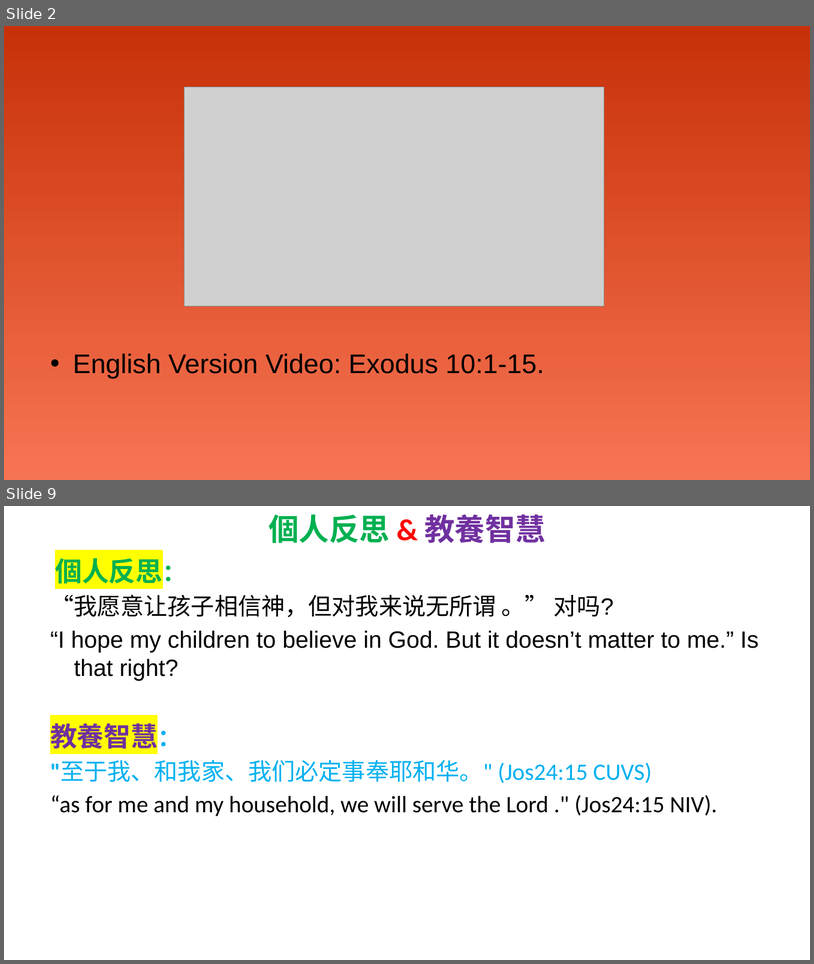
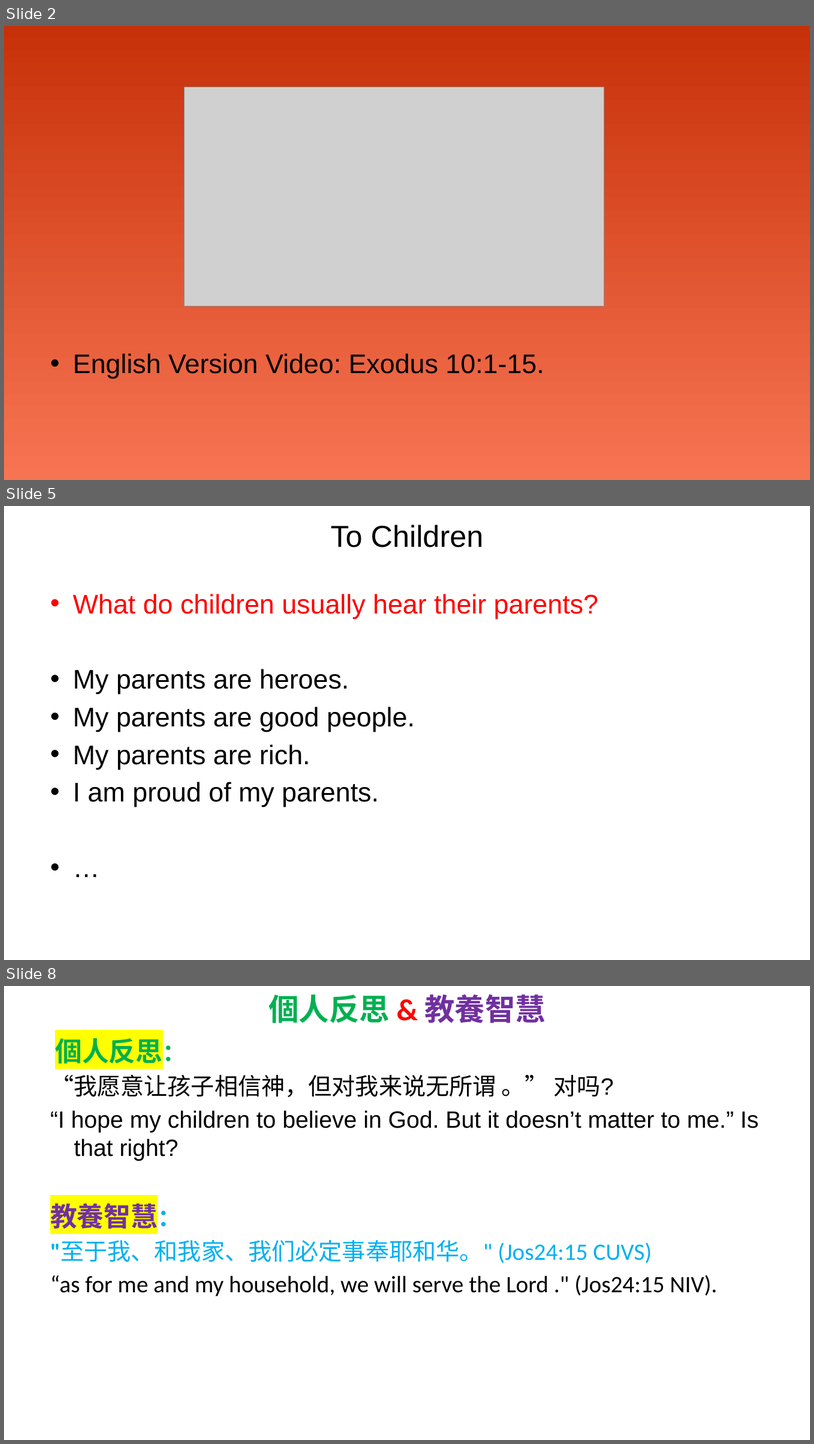
Before and after one commit to wdingbox/accc_2025_pp, a slide deck: ppt/Exodus/exo10_1_15.pptx. Shown one above the other, each under a label of ours: slides 2 and 9 before the commit, slides 2, 5 and 8 after it; the slides between them are not shown. The pictures are 814x964 and 814x1444 pixels, drawn with LibreOffice and Linux fonts; fonts in the diff are those of the drawing; grey boxes stand for pictures; background and template pictures are left out. Boxes give left, top, right and bottom in pixels: in the first picture for what was removed or moved away, otherwise in the second. Text is boxed around its words. In the diff, an @@ line names an element or a change of style, - is before the commit and + after.

```diff
--- a/ppt/Exodus/exo10_1_15.pptx
+++ b/ppt/Exodus/exo10_1_15.pptx
@@ slide 5 added at (4, 506, 810, 960), background picture (left out) @@
@@ title added at (331, 525, 484, 547), 36 pt, text #000000 @@
+To Children
@@ text added at (73, 594, 599, 807), 32 pt, text #000000 @@
+• What do children usually hear their parents?
+• My parents are heroes.
+• My parents are good people.
+• My parents are rich.
+• I am proud of my parents.
+• …
@@ what was slide 9 is now slide 8 @@
```
Also in this commit, not shown: 3 slides changed, 1 other slide added, 3 slides removed, 5 other files.
